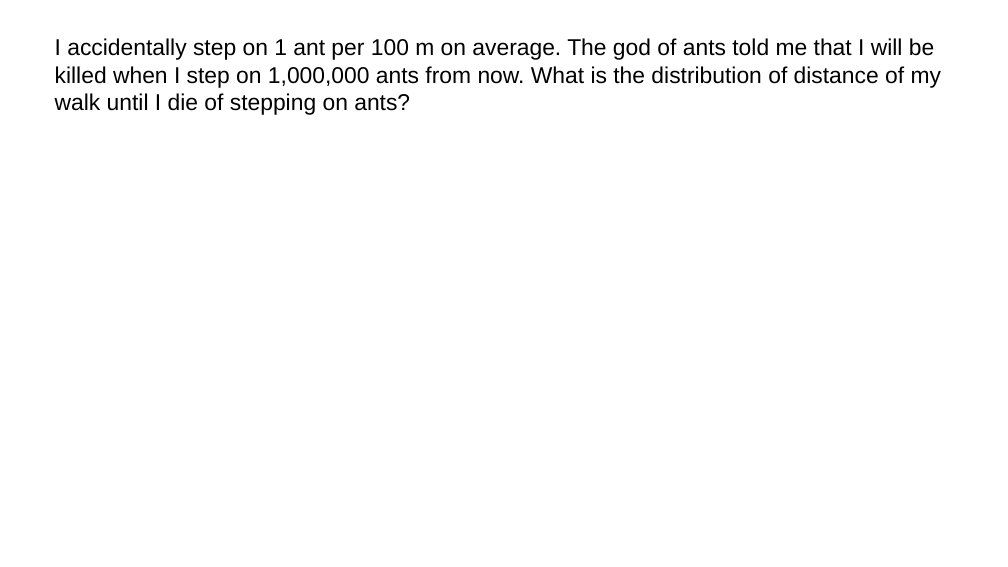
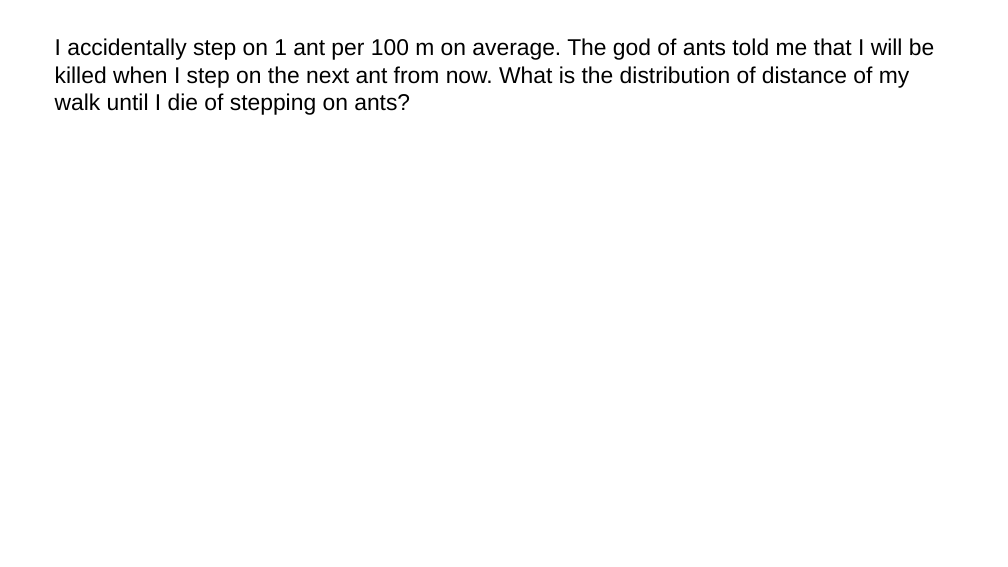
Before and after one commit to AlecJacobsen/Simulation_for_Biologists, a slide deck: slide 15 of distributions/slides/slides.odp. Drawn at 1008x567 pixels with LibreOffice and Linux fonts; fonts in the diff are those of the drawing. Boxes give left, top, right and bottom in pixels: in the first picture for what was removed or moved away, otherwise in the second. Text is boxed around its words. In the diff, an @@ line names an element or a change of style, - is before the commit and + after.

```diff
--- a/distributions/slides/slides.odp
+++ b/distributions/slides/slides.odp
@@ text at (55,38,934,115): text changed @@
-I accidentally step on 1 ant per 100 m on average. The god of ants told me that I will be killed when I step on 1,000,000 ants from now. What is the distribution of distance of my walk until I die of stepping on ants?
+I accidentally step on 1 ant per 100 m on average. The god of ants told me that I will be killed when I step on the next ant from now. What is the distribution of distance of my walk until I die of stepping on ants?
```
Also in this commit, not shown: 2 other slides changed, 1 slide removed, 3 other files.
